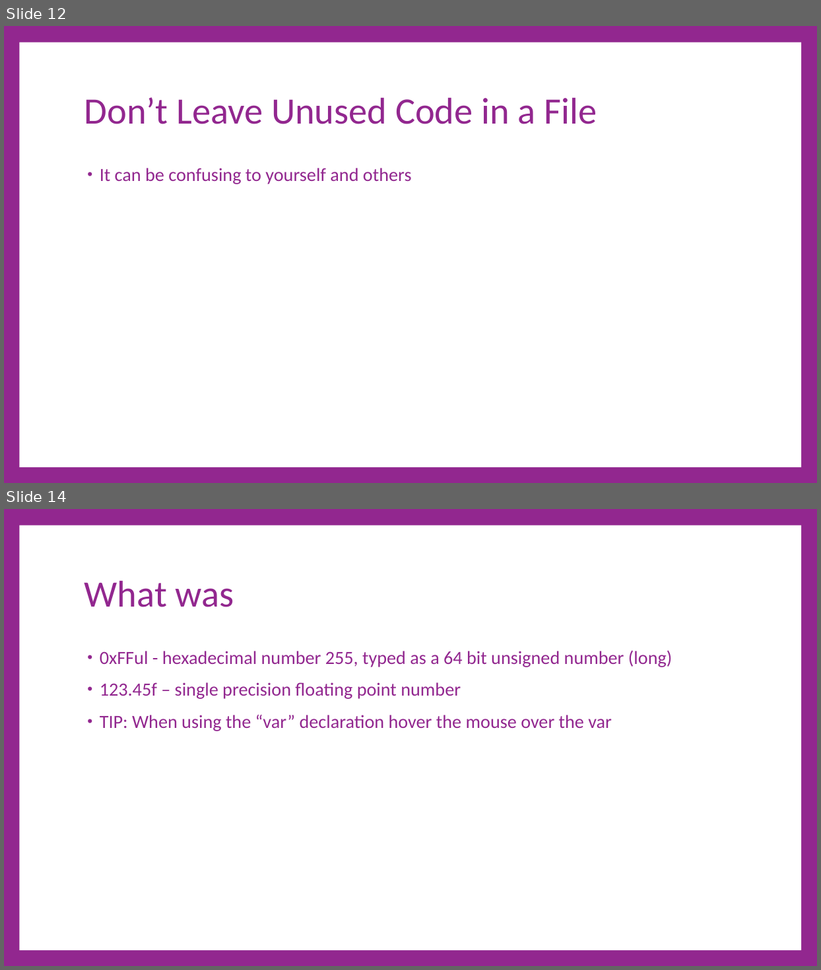
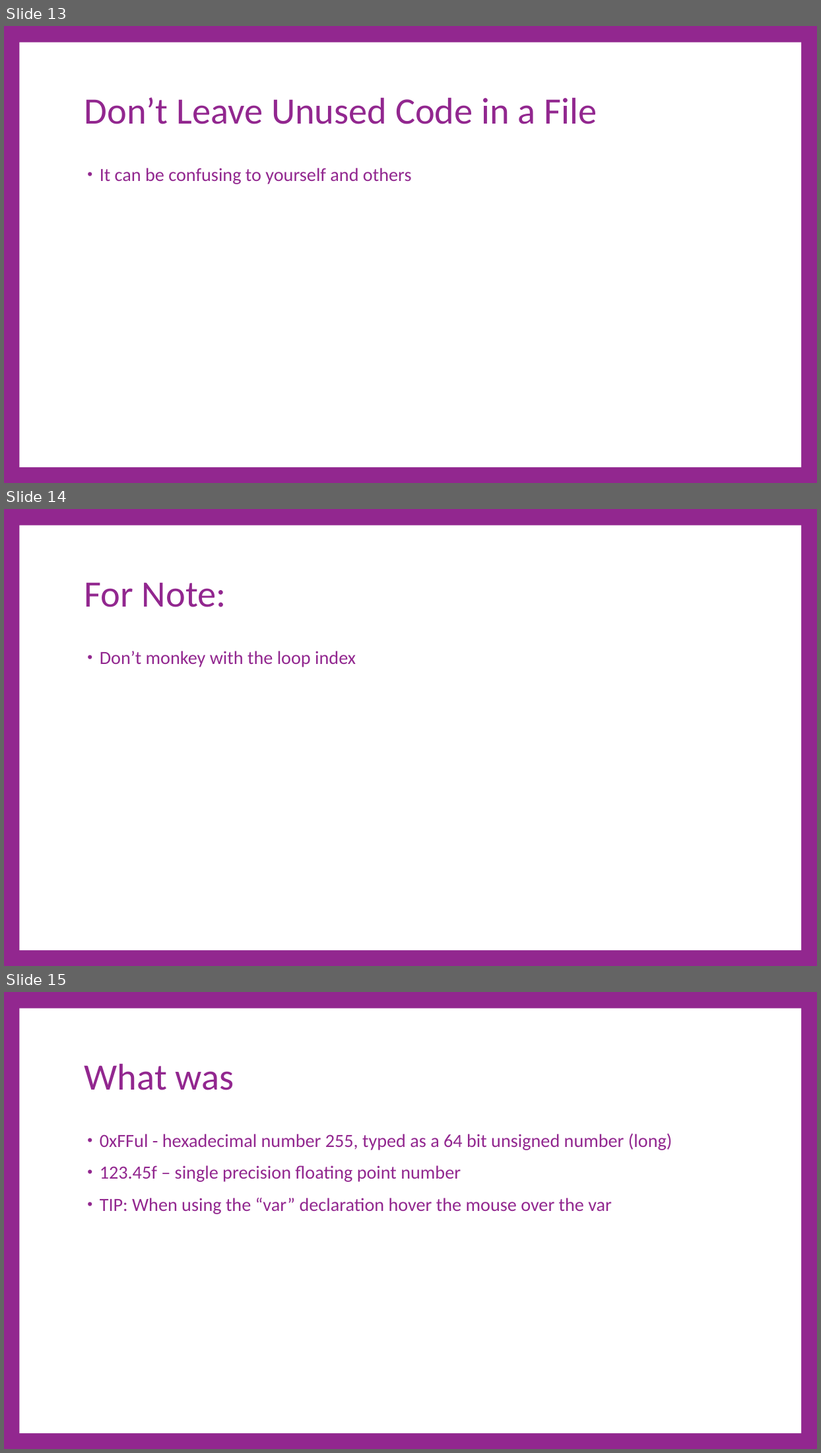
Before and after one commit to cdiggins/cs321, a slide deck: class-notes/cs321-winter-2023-lecture-5-coding-tips.pptx. Shown one above the other, each under a label of ours: slides 12 and 14 before the commit, slides 13, 14 and 15 after it; the slides between them are not shown. The pictures are 821x970 and 821x1453 pixels, drawn with LibreOffice and Linux fonts; fonts in the diff are those of the drawing. Boxes give left, top, right and bottom in pixels: in the first picture for what was removed or moved away, otherwise in the second. Text is boxed around its words. In the diff, an @@ line names an element or a change of style, - is before the commit and + after.

Commit message:
One change to slides:

```diff
--- a/class-notes/cs321-winter-2023-lecture-5-coding-tips.pptx
+++ b/class-notes/cs321-winter-2023-lecture-5-coding-tips.pptx
@@ slide 14 added at [4,509,817,966], background #92278F; not listed: 1 template element that a slide beside it also shows @@
@@ title added at [85,582,226,607], 66 pt, text #92278F @@
+For Note:
@@ text added at [100,651,356,667], 33 pt, text #92278F @@
+• Don’t monkey with the loop index
@@ what was slide 12 is now slide 13 @@
@@ what was slide 14 is now slide 15 @@
```
Also in this commit, not shown: 1 other slide added, 1 slide removed, 1 other file.
